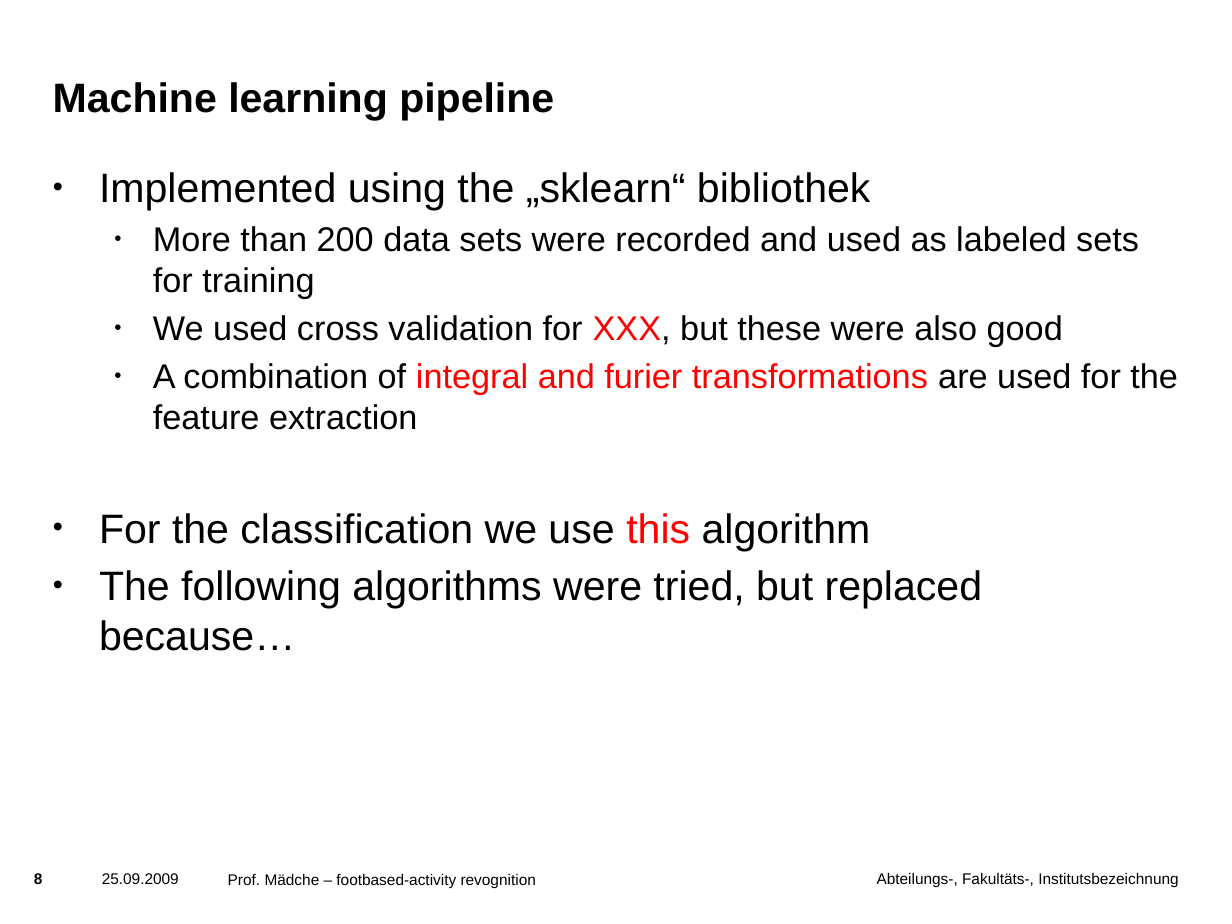
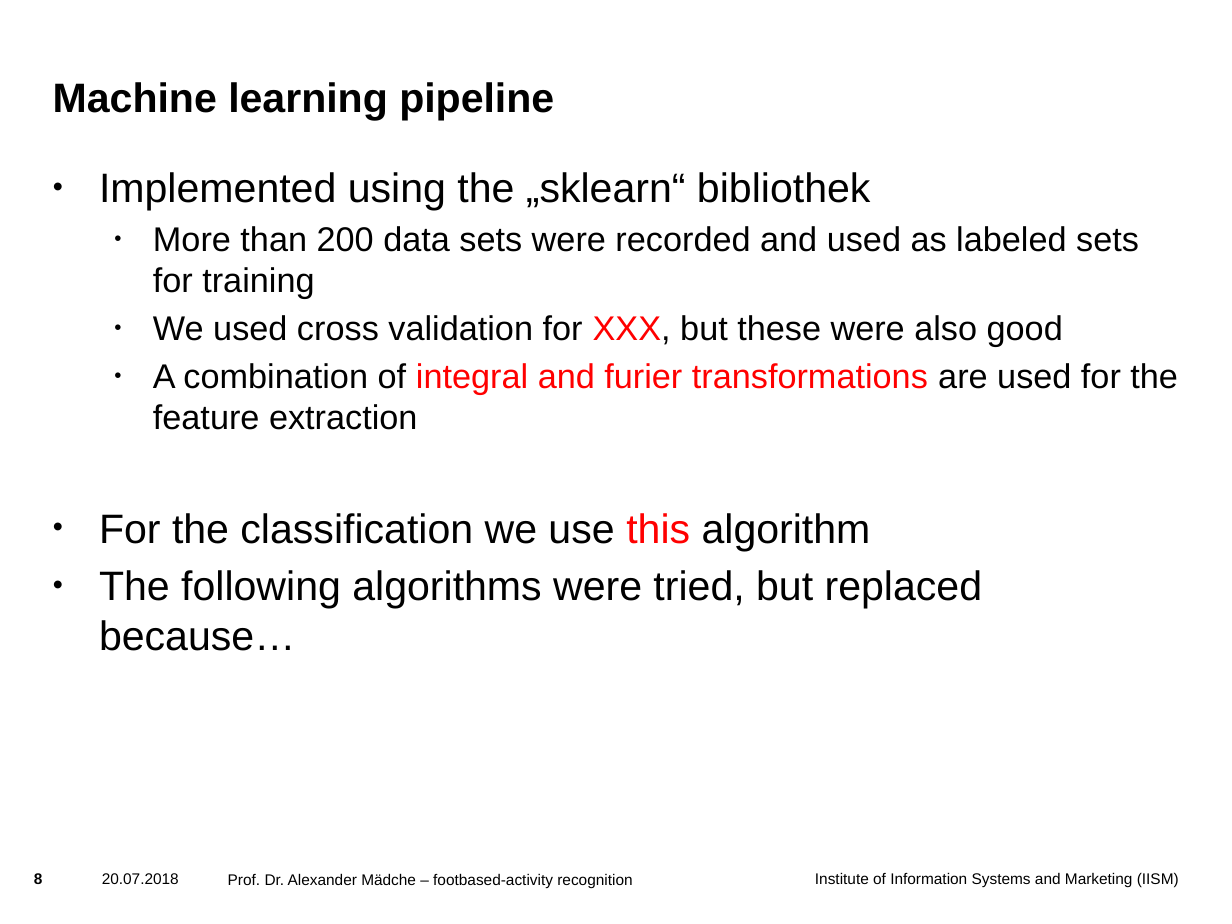
Before and after one commit to liskior/Footbased, a slide deck: slide 8 of docs/presentation/final presentation/final presentation_foot-based activity recognition.pptx. Drawn at 1232x924 pixels with LibreOffice and Linux fonts; fonts in the diff are those of the drawing; background and template pictures are left out. Boxes give left, top, right and bottom in pixels: in the first picture for what was removed or moved away, otherwise in the second. Text is boxed around its words. In the diff, an @@ line names an element or a change of style, - is before the commit and + after.

```diff
--- a/docs/presentation/final presentation/final presentation_foot-based activity recognition.pptx
+++ b/docs/presentation/final presentation/final presentation_foot-based activity recognition.pptx
@@ text at [102, 873, 179, 884]: text changed @@
-25.09.2009
+20.07.2018
@@ text at [228, 873, 632, 888]: text changed @@
-Prof. Mädche – footbased-activity revognition
+Prof. Dr. Alexander Mädche – footbased-activity recognition
@@ text at [815, 872, 1179, 888]: text changed @@
-Abteilungs-, Fakultäts-, Institutsbezeichnung
+Institute of Information Systems and Marketing (IISM)
```
Also in this commit, not shown: 18 other slides changed, 1 slide removed, 7 other files.
